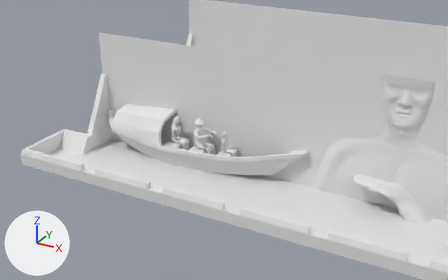
A saved change to the Blender file Utils/Modelos/monumaospioneiros.blend.
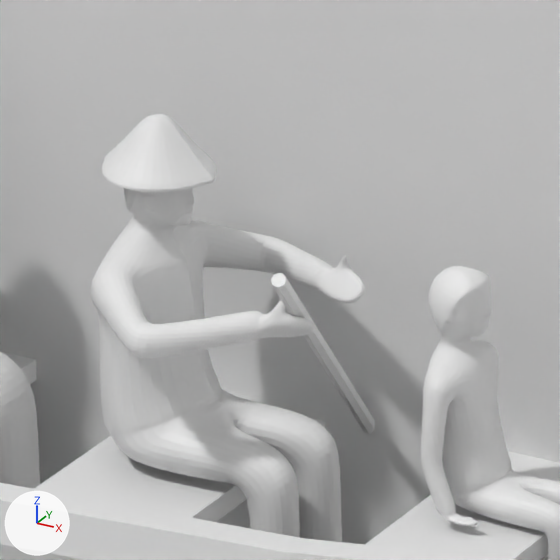
Each version appears first from a 50 mm lens placed at (7.39, -18.06, 9.8), pointed at (-2.54, 0.01, 0.77), and next in a close-up on the part from 41% to 52% of the width and 39% to 56% of the height. Every picture has the same lights, and +X, +Y and +Z are marked at lower left.

The first close-up shows 'Cylinder', 'barco', 'homem', 'menino', 'mulher', 'plano'.
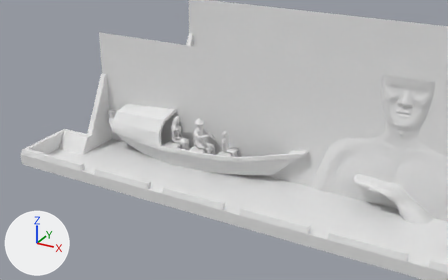
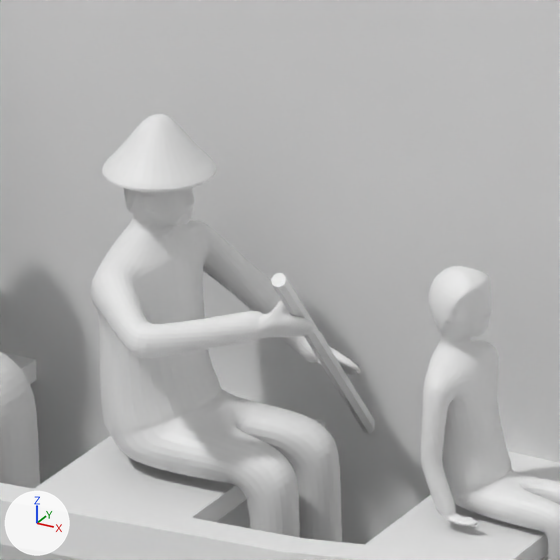
Patch to the scene script:
```diff
--- a/Utils/Modelos/monumaospioneiros.blend.py
+++ b/Utils/Modelos/monumaospioneiros.blend.py
@@ me_plane_003 @@
 # used by ob_homem; location = (-3.226, -0.339, 0.91); rotation_euler = (1.571, 0.0, 0.0), in degrees (90, 0, 0)
-me_plane_003.from_pydata(...)  # 315 vertices, 273 faces; spans x -0.36..0.58, y -1.07..0.67, z 0.0..0.45
+me_plane_003.from_pydata(...)  # 581 vertices, 546 faces; spans x -0.36..0.58, y -1.07..0.67, z -0.36..0.45
+# me_plane_003 part 1
+# 250 vertices are added at x -0.29..0.58, y -1.07..0.67, z -0.36..-0.01
+# 6 new vertices lie (0.0, 0.0, 0.07) away from vertices in x 0.25..0.58, y -1.02..-0.47, z -0.17..-0.16
+# 5 new vertices lie (0.04, -0.02, 0.01) away from vertices in x 0.04..0.1, y -0.07..0.04, z -0.36..-0.24
+# 5 new vertices lie (0.0, 0.0, 0.06) away from vertices in x 0.28..0.55, y -1.07..-0.95, z -0.16
+# 273 new faces join them
@@ ob_homem @@
 _m = ob_homem.modifiers.new('Subsurf', 'SUBSURF')
-_m = ob_homem.modifiers.new('Mirror', 'MIRROR')
-_m.use_axis = (False, False, True)
-_m.use_clip = True
```

Location of each change, (x1, y1, x2, y2) in pixels of the close-ups (560 x 560 px):
'homem', reshaped, modifiers changed
    before: (91, 114, 365, 542)
    after: (91, 114, 361, 542)
part 1 of me_plane_003, added
    after: (151, 114, 361, 542)
